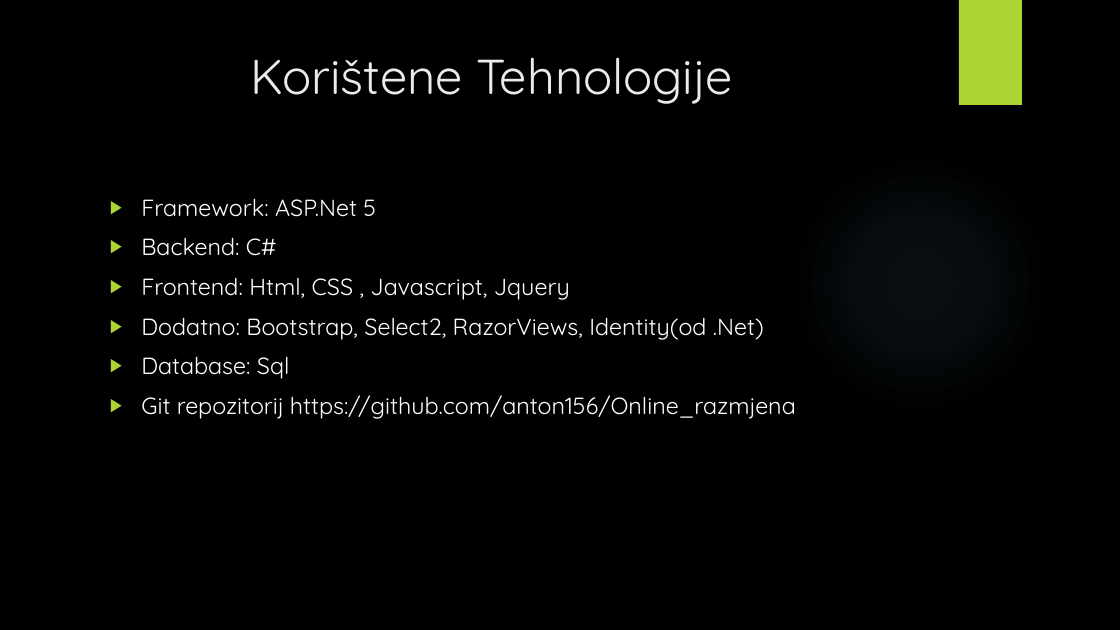
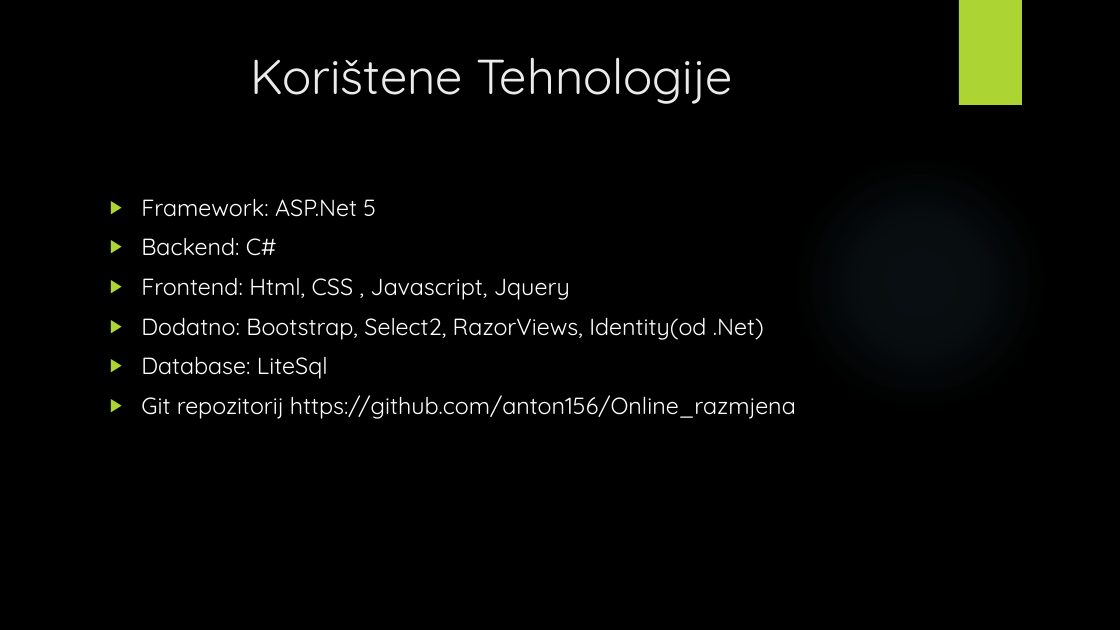
Before and after one commit to anton156/Online_razmjena, a slide deck: slide 3 of Online Razmjena Sličica.pptx (slide 2 before the commit). Drawn at 1120x630 pixels with LibreOffice and Linux fonts; fonts in the diff are those of the drawing; background and template pictures are left out. Boxes give left, top, right and bottom in pixels: in the first picture for what was removed or moved away, otherwise in the second. Text is boxed around its words. In the diff, an @@ line names an element or a change of style, - is before the commit and + after.

```diff
--- a/Online Razmjena Sličica.pptx
+++ b/Online Razmjena Sličica.pptx
@@ text at [141, 357, 328, 379]: text changed @@
-▶ Database: Sql
+▶ Database: LiteSql
```
Also in this commit, not shown: 1 other slide changed, 1 slide added.
